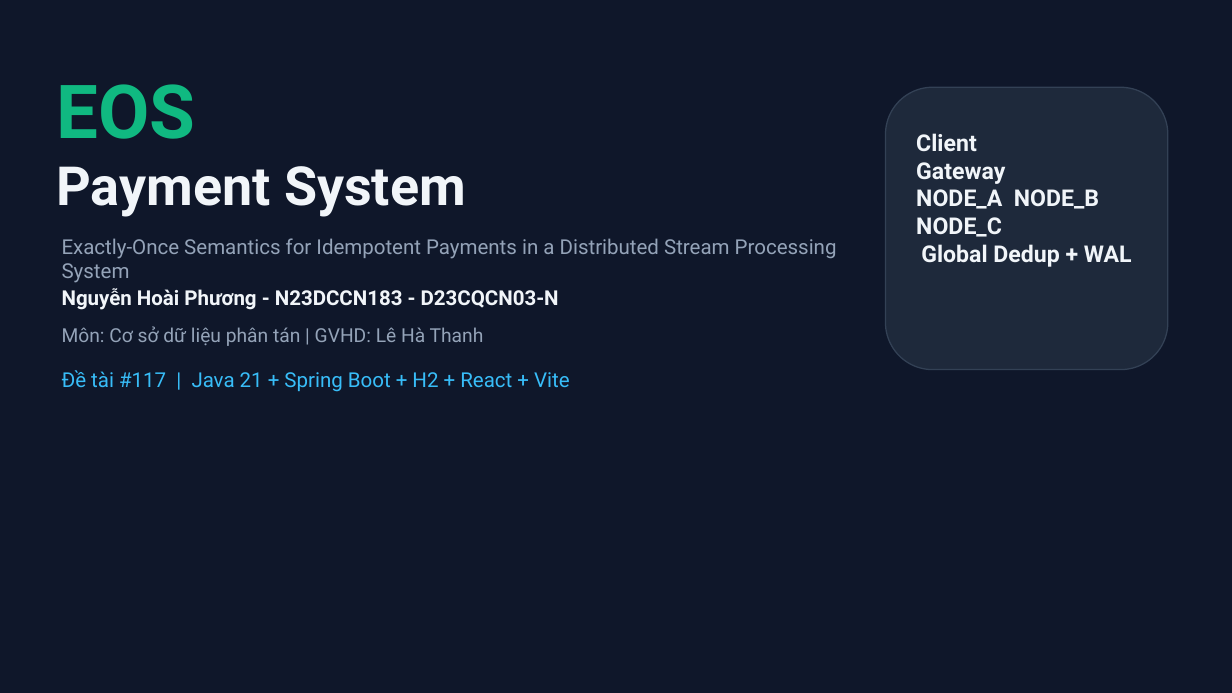
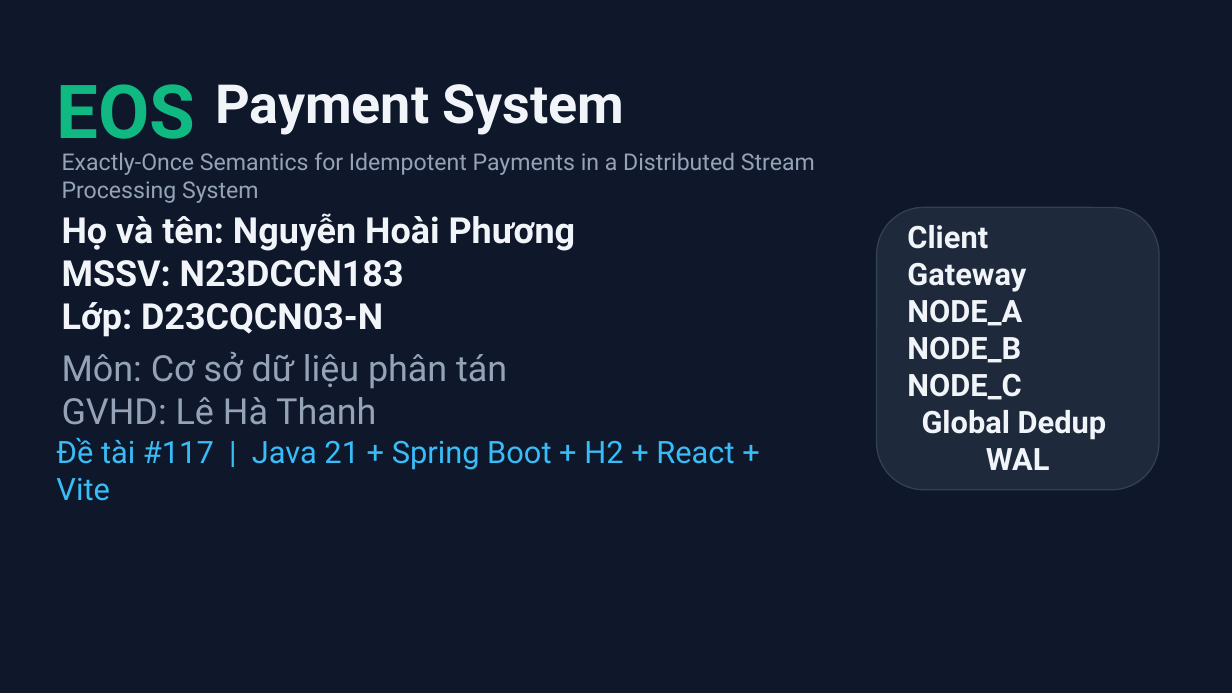
Before and after one commit to h-phuong2809/EOS-Payment-System, a slide deck: slide 1 of docs/EOS_Payment_Improved.pptx. Drawn at 1232x693 pixels with LibreOffice and Linux fonts; fonts in the diff are those of the drawing. Boxes give left, top, right and bottom in pixels: in the first picture for what was removed or moved away, otherwise in the second. Text is boxed around its words. In the diff, an @@ line names an element or a change of style, - is before the commit and + after.

```diff
--- a/docs/EOS_Payment_Improved.pptx
+++ b/docs/EOS_Payment_Improved.pptx
@@ text "EOS" rewrapped from (56, 84, 195, 139) to (56, 84, 195, 156) @@
@@ text "Payment System": place and size @@
-text "Payment System" at (56, 166, 466, 217)
+text "Payment System" at (215, 84, 625, 135)
@@ text "Exactly-Once Semantics for Idempotent Payments ...": place and size @@
-text "Exactly-Once Semantics for Idempotent Payments ..." at (62, 238, 837, 283)
+text "Exactly-Once Semantics for Idempotent Payments ..." at (62, 152, 815, 203)
@@ text "Exactly-Once Semantics for Idempotent Payments ..." at (62, 152, 815, 203): size 16 to 18 pt @@
@@ rounded rectangle: place and size @@
-rounded rectangle at (885, 87, 1168, 370)
+rounded rectangle at (877, 207, 1160, 490)
@@ text at (62, 213, 576, 337): text changed; size 16 to 28 pt @@
-Nguyễn Hoài Phương - N23DCCN183 - D23CQCN03-N
+Họ và tên: Nguyễn Hoài Phương
+MSSV: N23DCCN183
+Lớp: D23CQCN03-N
@@ text at (907, 225, 1107, 470): text changed; size 18 to 24 pt @@
-Client
-Gateway
-NODE_A NODE_B NODE_C
-Global Dedup + WAL
+Client
+Gateway
+NODE_A NODE_B NODE_C
+Global Dedup
+WAL
@@ text at (62, 352, 507, 425): text changed; size 15 to 28 pt @@
-Môn: Cơ sở dữ liệu phân tán | GVHD: Lê Hà Thanh
+Môn: Cơ sở dữ liệu phân tán
+GVHD: Lê Hà Thanh
@@ text "Đề tài #117 | Java ...": place and size @@
-text "Đề tài #117 | Java ..." at (62, 370, 570, 392)
+text "Đề tài #117 | Java ..." at (56, 438, 734, 470)
@@ text "Đề tài #117 | Java ..." at (56, 438, 734, 470): size 16 to 24 pt @@
```
Also in this commit, not shown: 6 other slides changed, 4 slides removed.
